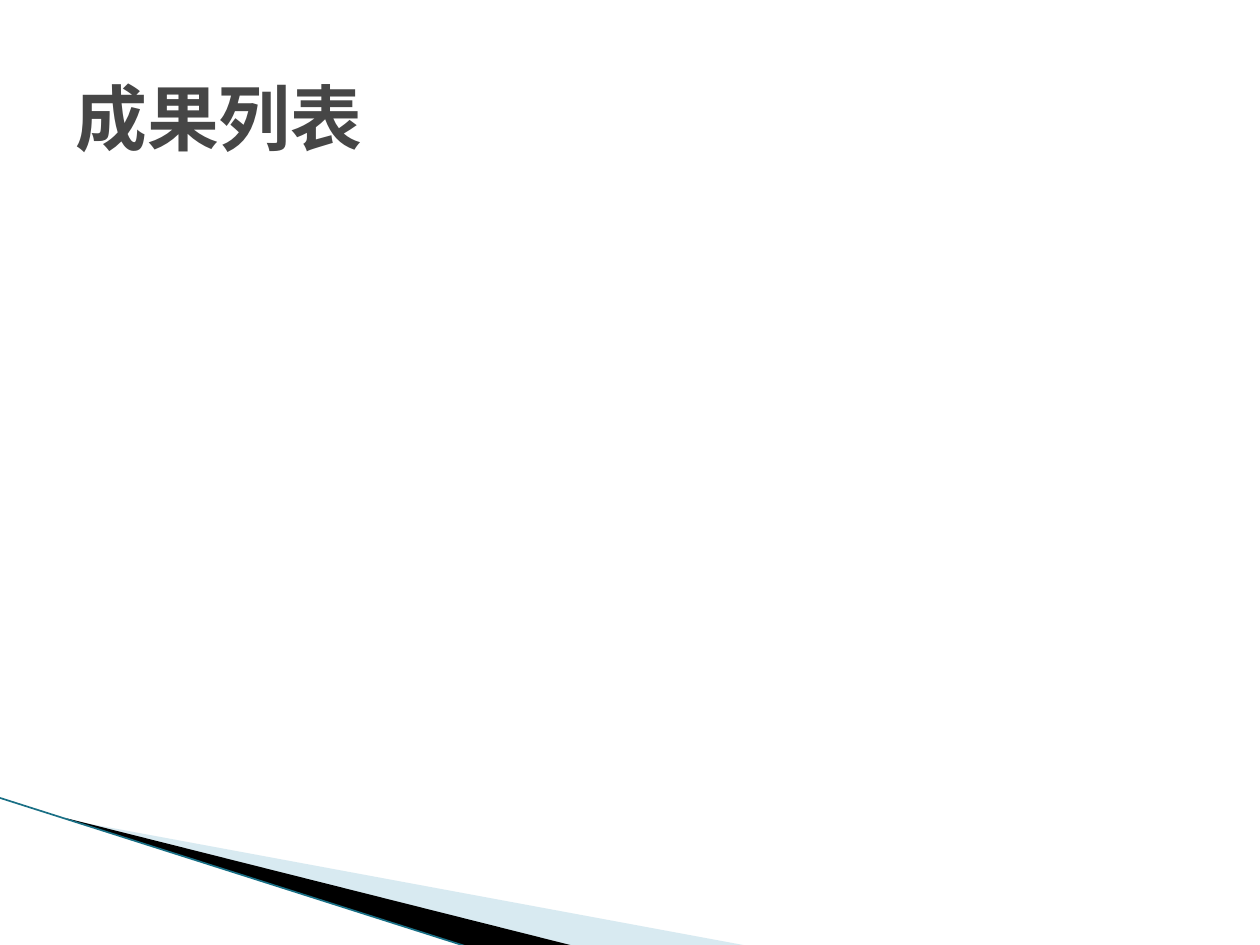
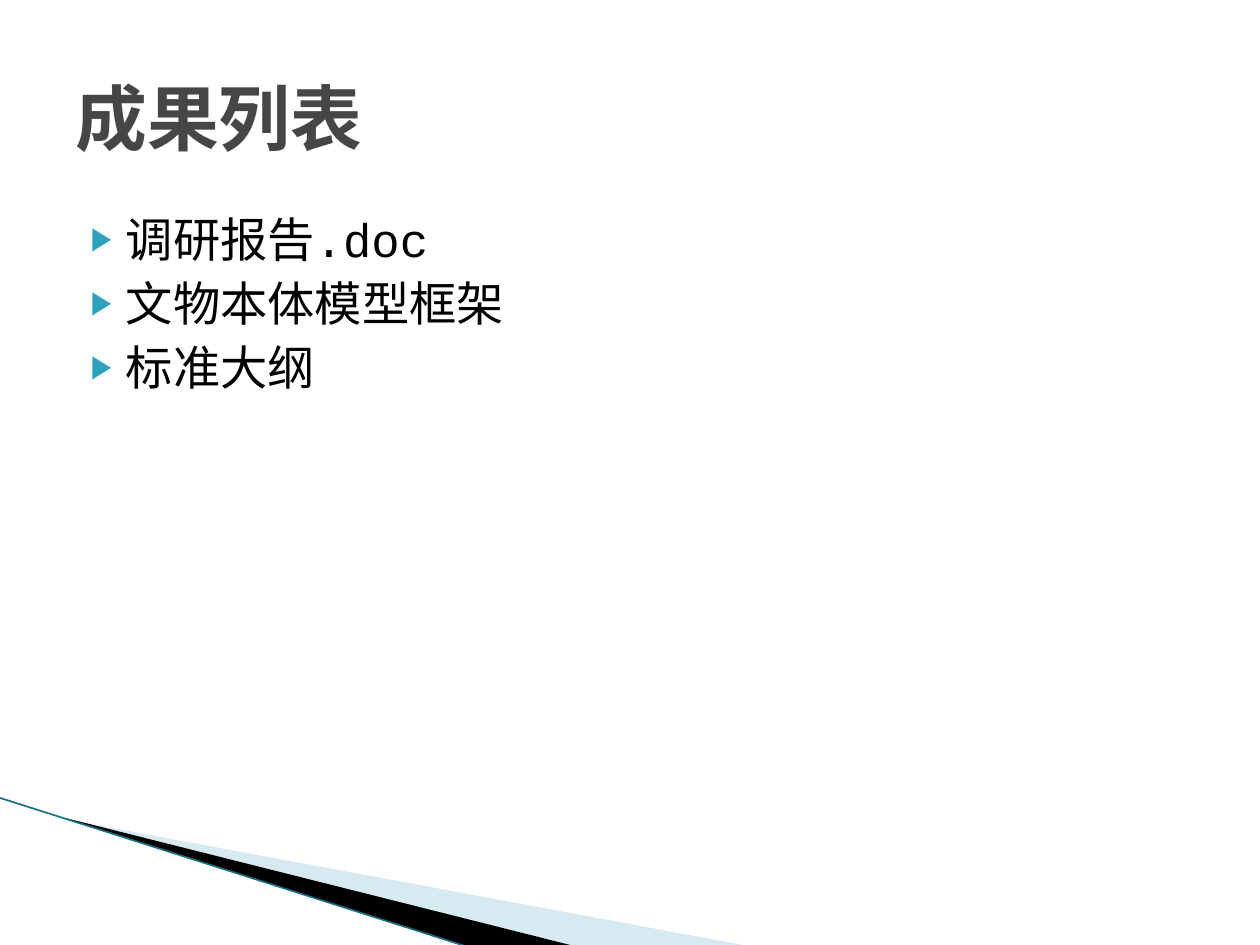
Before and after one commit to JohnKobe/virtual, a slide deck: slide 6 of 故宫交换标准阶段汇报-20160616.pptx. Drawn at 1260x945 pixels with LibreOffice and Linux fonts; fonts in the diff are those of the drawing; background and template pictures are left out. Boxes give left, top, right and bottom in pixels: in the first picture for what was removed or moved away, otherwise in the second. Text is boxed around its words. In the diff, an @@ line names an element or a change of style, - is before the commit and + after.

```diff
--- a/故宫交换标准阶段汇报-20160616.pptx
+++ b/故宫交换标准阶段汇报-20160616.pptx
@@ text added at box(126, 217, 504, 389), 27 pt, text #000000 @@
+▶ 调研报告.doc
+▶ 文物本体模型框架
+▶ 标准大纲
```
Also in this commit, not shown: 3 other slides changed, 8 slides added, 1 slide removed, 2 other files.
